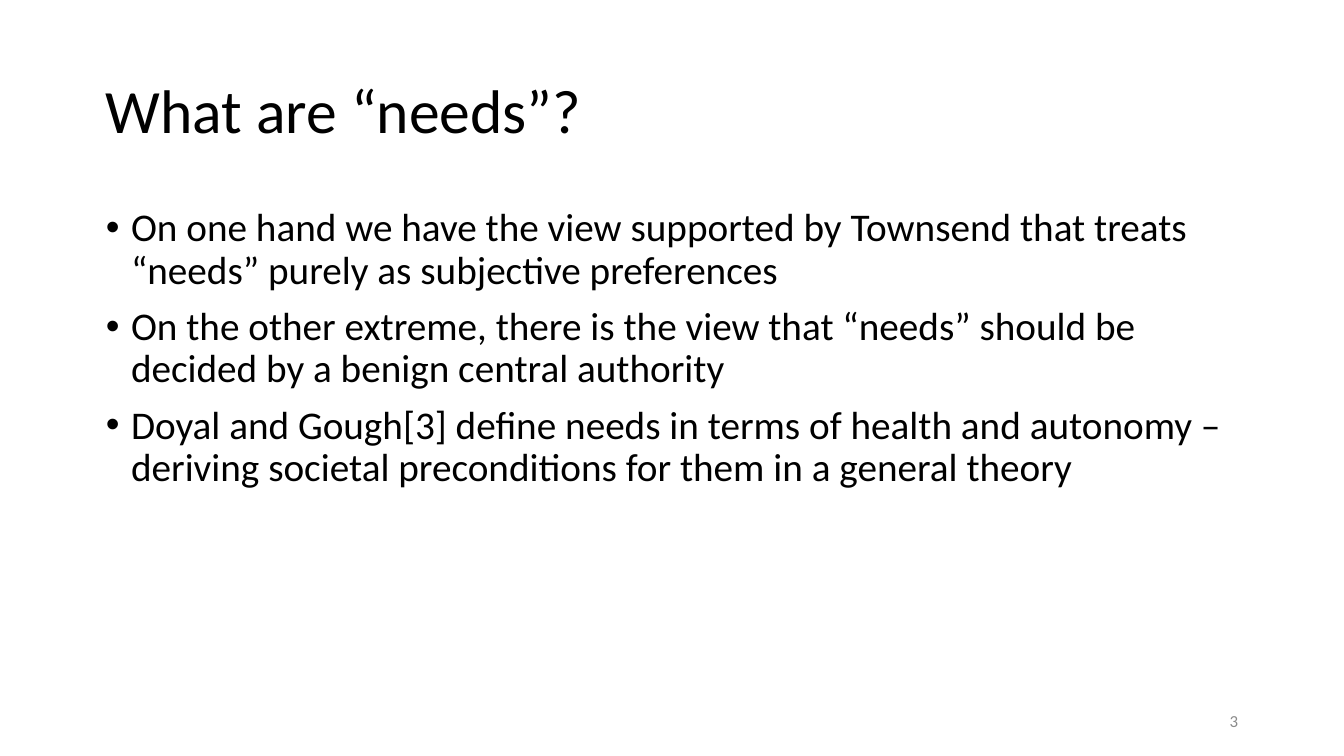
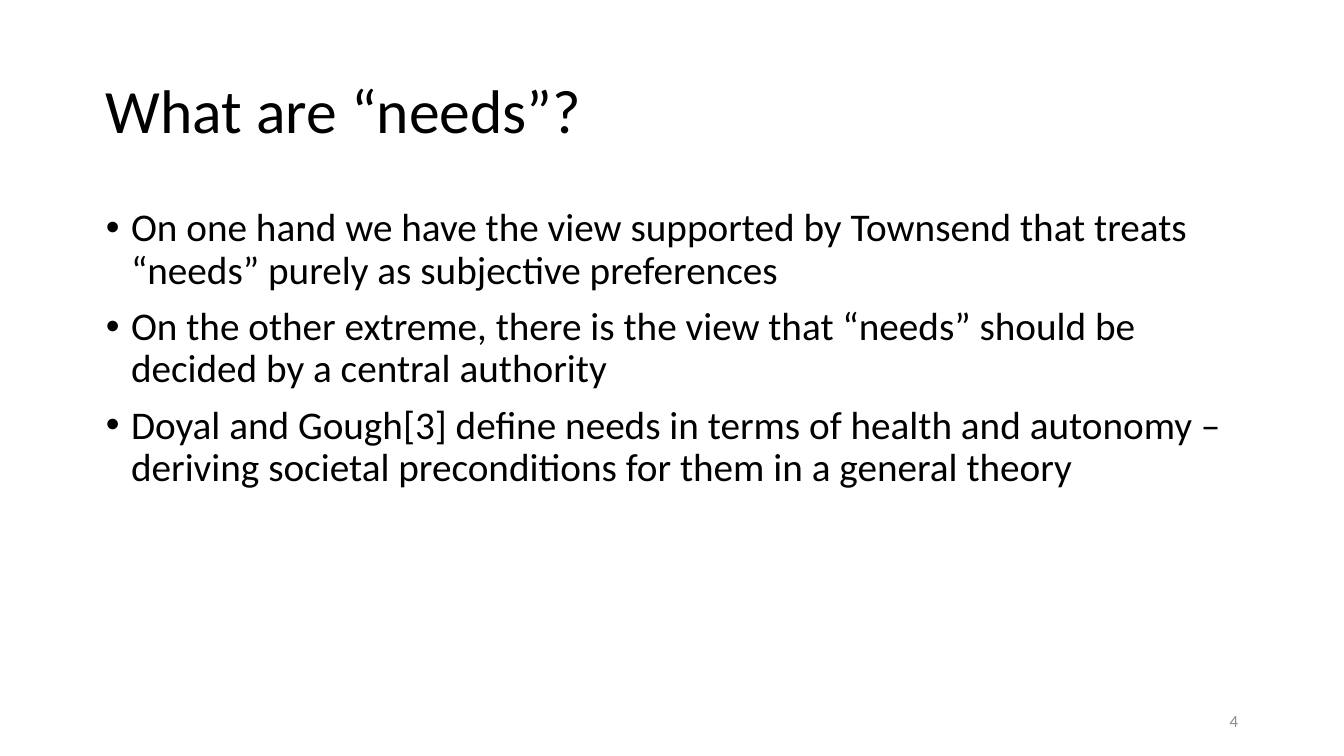
Before and after one commit to anuragr81/research, a slide deck: slide 4 of consumption/presentationJun2020.pptx (slide 3 before the commit). Drawn at 1344x756 pixels with LibreOffice and Linux fonts; fonts in the diff are those of the drawing; background and template pictures are left out. Boxes give left, top, right and bottom in pixels: in the first picture for what was removed or moved away, otherwise in the second. Text is boxed around its words. In the diff, an @@ line names an element or a change of style, - is before the commit and + after.

```diff
--- a/consumption/presentationJun2020.pptx
+++ b/consumption/presentationJun2020.pptx
@@ text at <box>131,312,1135,389</box>: text changed @@
-• On the other extreme, there is the view that “needs” should be decided by a benign central authority
+• On the other extreme, there is the view that “needs” should be decided by a central authority
@@ page number at <box>1230,716,1239,727</box>: text changed @@
-3
+4
```
Also in this commit, not shown: 6 other slides changed, 8 slides added, 9 slides removed, 1 other file.
